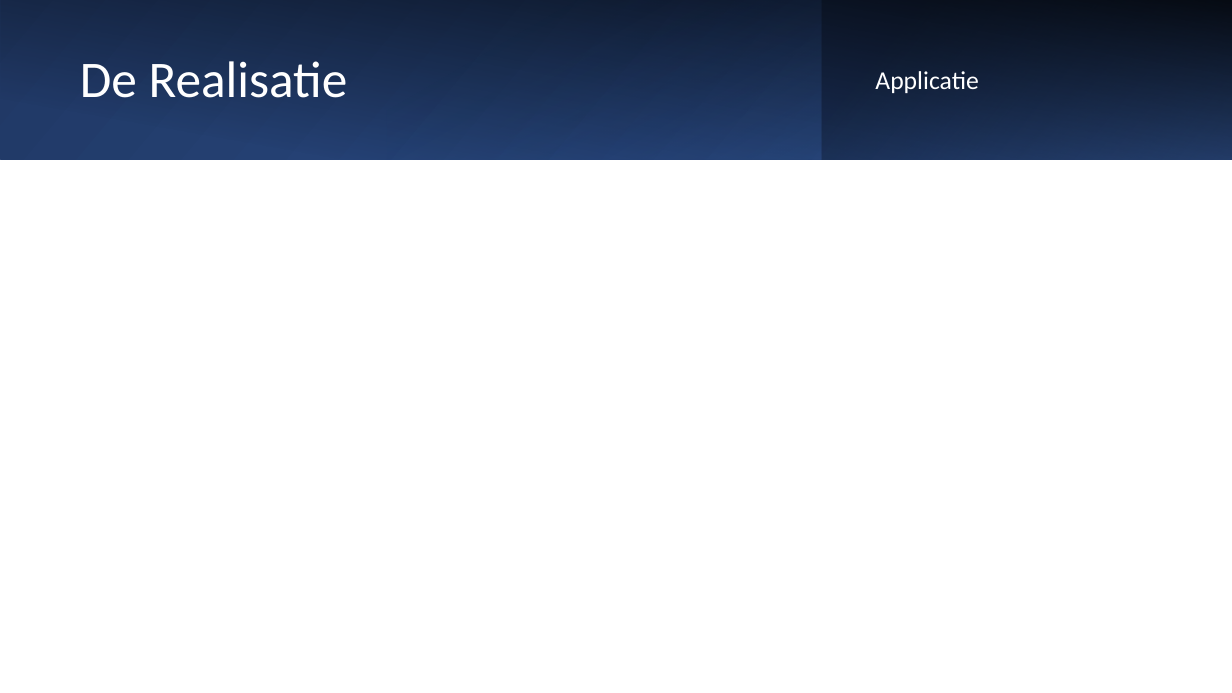
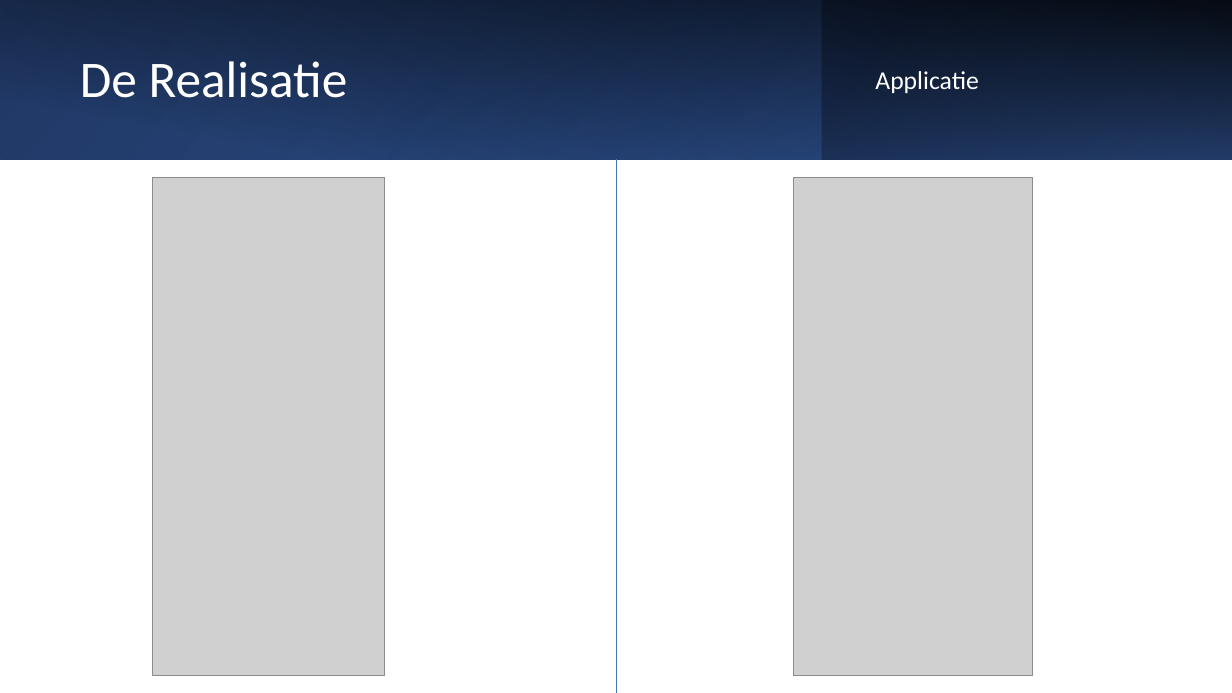
Before and after one commit to PS154421/SummaMove, a slide deck: slide 10 of P5P.pptx. Drawn at 1232x693 pixels with LibreOffice and Linux fonts; fonts in the diff are those of the drawing; grey boxes stand for pictures. Boxes give left, top, right and bottom in pixels: in the first picture for what was removed or moved away, otherwise in the second. Text is boxed around its words. In the diff, an @@ line names an element or a change of style, - is before the commit and + after.

Commit message:
Update P5P.pptx
Added application screenshots

```diff
--- a/P5P.pptx
+++ b/P5P.pptx
@@ picture added at (x1=152, y1=177, x2=385, y2=676) @@
@@ line added from (616, 159) to (616, 693), #4472C4 0.5 pt @@
@@ picture added at (x1=793, y1=177, x2=1032, y2=676) @@
```
